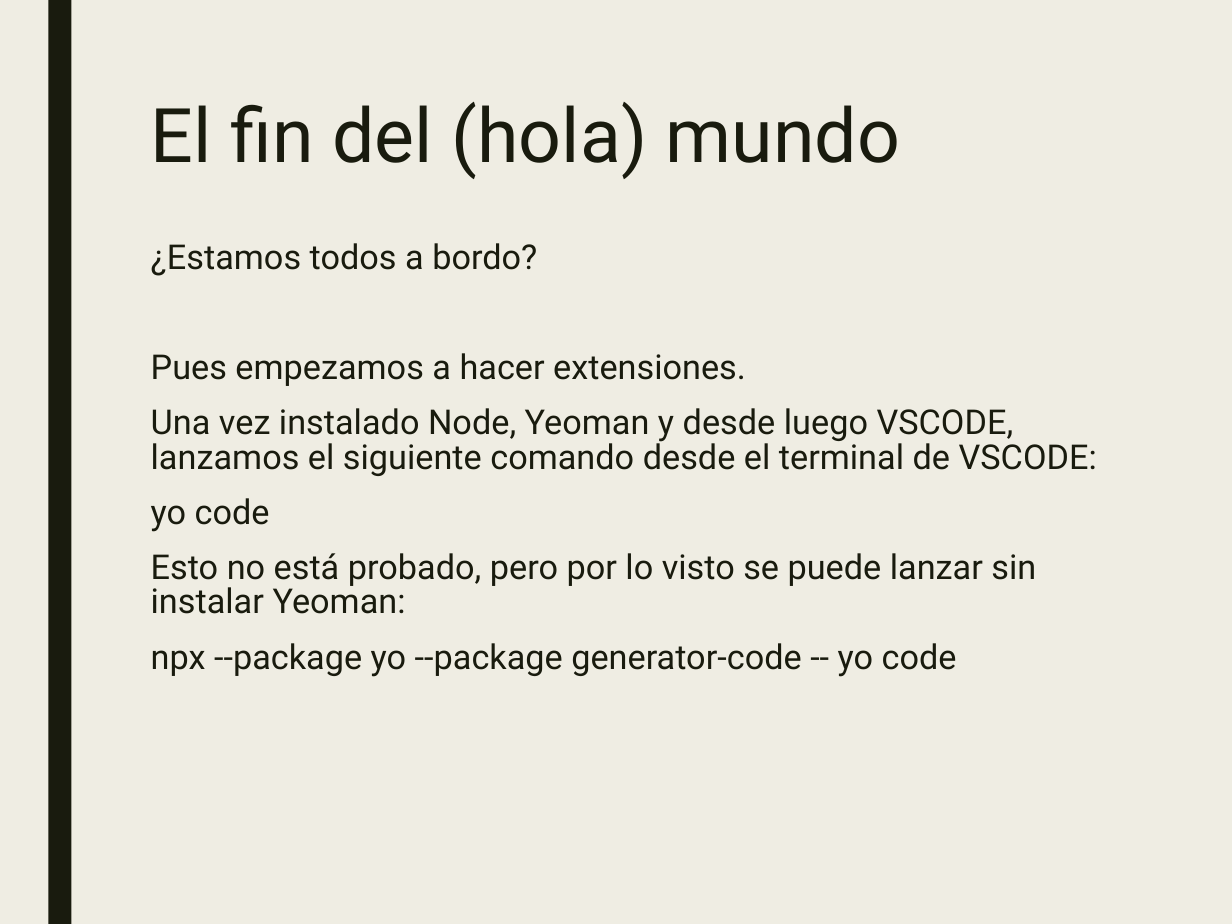
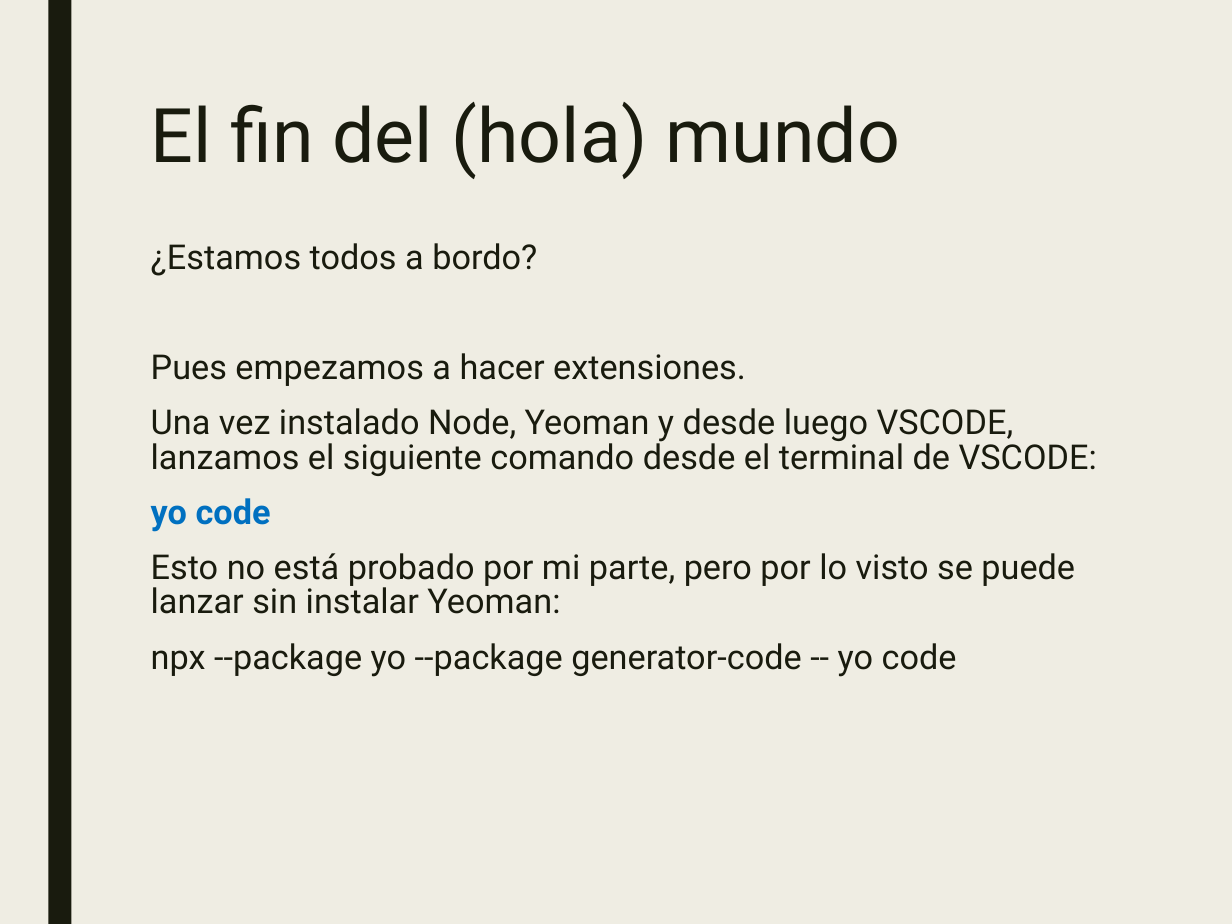
Before and after one commit to JalmarazMartn/dotnetrioja1, a slide deck: slide 10 of VSCODE Extensiones.ppt (slide 19 before the commit). Drawn at 1232x924 pixels with LibreOffice and Linux fonts; fonts in the diff are those of the drawing. Boxes give left, top, right and bottom in pixels: in the first picture for what was removed or moved away, otherwise in the second. Text is boxed around its words. In the diff, an @@ line names an element or a change of style, - is before the commit and + after.

```diff
--- a/VSCODE Extensiones.ppt
+++ b/VSCODE Extensiones.ppt
@@ text at (151,498,271,532): text colour #191B0E to #0070C0, bold on in "yo code" @@
@@ text at (151,553,1075,614): text changed @@
-Esto no está probado, pero por lo visto se puede lanzar sin instalar Yeoman:
+Esto no está probado por mi parte, pero por lo visto se puede lanzar sin instalar Yeoman:
```
Also in this commit, not shown: 4 other slides changed, 3 slides added, 2 slides removed, 1 other file.
